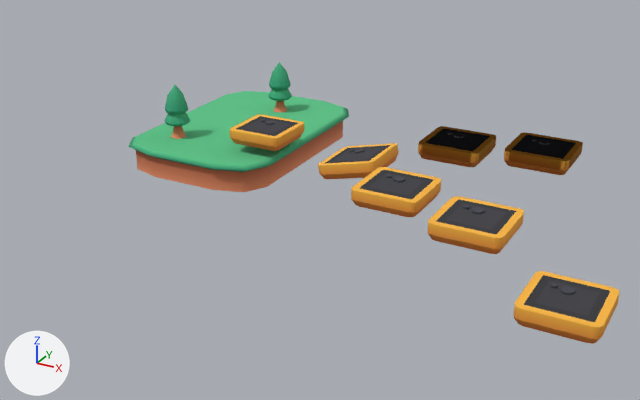
The glTF model src/assets/levels/level1.glb: old version first, new version second.
One viewpoint serves both versions: a 50 mm lens placed at (16.8, -20.8, 11.8), pointed at (4.2, 2.1, 0.3). The lights are fixed; the arrows at lower left show +X, +Y and +Z. Where no turn or scale is listed for an object, it has been applied to the vertices.

Objects in the first picture: 'block1', 'platform.001', 'platform.002', 'platform.003', 'platform.005', 'platform.007', 'platform.008', 'platform.009', 'tree-pine', 'tree-pine.001'.
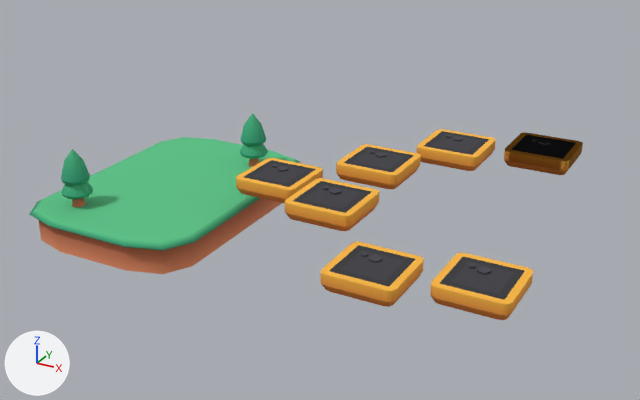
The change, as a list of edits to the scene's bpy script:
```text
Change ob_block1:
    ob_block1.location: (-1.33, 6.09, -0.18) -> (-0.09, 0.08, -0.18)
Change ob_tree_pine:
    ob_tree_pine.location: (-0.99, 8.18, 0.81) -> (1.33, 2.63, 0.67)
Change ob_platform_003:
    ob_platform_003.location: (0.9, 4.2, 1.17) -> (3.79, 0.29, 1.32)
Remove ob_platform_001:
    ob_platform_001 = bpy.data.objects.new('platform.001', me_platform_008)
    ob_platform_001.location = (5.22, 2.87, 1.33)
Change ob_platform_005:
    ob_platform_005.location: (7.76, 4.66, 1.71) -> (6.31, 1.88, 1.71)
Change ob_tree_pine_001:
    ob_tree_pine_001.location: (-2.67, 3.72, 0.81) -> (-1.54, -2.74, 0.64)
Change ob_platform_002:
    ob_platform_002.location: (7.58, 0.37, 1.71) -> (6.41, -1.27, 1.71)
Change ob_platform_004:
    ob_platform_004.location: (7.76, 4.66, 1.71) -> (7.85, 4.32, 1.73)
Change ob_platform_008:
    ob_platform_008.location: (10.3, -0.69, 1.74) -> (8.57, -3.21, 1.05)
Change ob_platform_009:
    ob_platform_009.location: (13.17, -2.41, 1.0) -> (11.12, -2.41, 1.0)
```

Changed parts and their boxes [x1, y1, x2, y2] in the pictures (640 x 400 px):
'block1', moved
    before: [128, 91, 349, 192]
    after: [29, 137, 300, 274]
'platform.009', moved
    before: [514, 271, 619, 344]
    after: [430, 253, 533, 320]
'platform.008', moved
    before: [428, 196, 524, 254]
    after: [321, 242, 424, 307]
'platform.002', moved
    before: [351, 167, 441, 217]
    after: [285, 178, 379, 231]
'platform.005', moved
    before: [418, 126, 496, 167]
    after: [336, 144, 421, 189]
'platform.003', moved
    before: [230, 114, 304, 151]
    after: [236, 158, 323, 203]
'platform.004', moved (not visible before)
    after: [417, 129, 496, 171]
'tree-pine.001', moved
    before: [164, 85, 190, 139]
    after: [61, 149, 93, 208]
'platform.001', deleted
    before: [318, 143, 399, 179]
'tree-pine', moved
    before: [268, 62, 292, 112]
    after: [240, 113, 268, 167]
